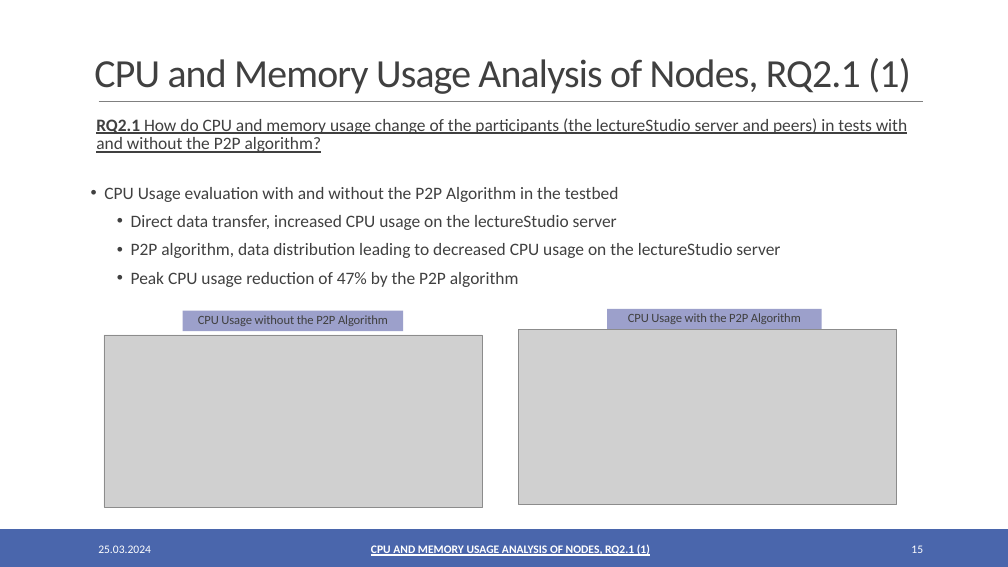
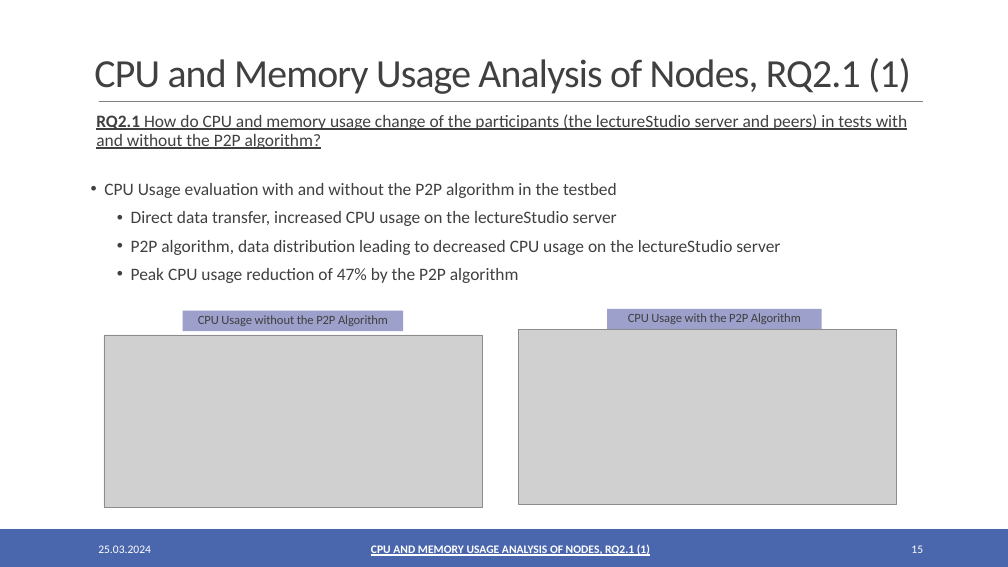
Before and after one commit to oezcankaraca/abschlussvortrag, a slide deck: slide 15 of Abschlussvortrag.pptx. Drawn at 1008x567 pixels with LibreOffice and Linux fonts; fonts in the diff are those of the drawing; grey boxes stand for pictures. Boxes give left, top, right and bottom in pixels: in the first picture for what was removed or moved away, otherwise in the second. Text is boxed around its words. In the diff, an @@ line names an element or a change of style, - is before the commit and + after.

```diff
--- a/Abschlussvortrag.pptx
+++ b/Abschlussvortrag.pptx
@@ text at (x1=104, y1=183, x2=617, y2=198): text changed @@
-• CPU Usage evaluation with and without the P2P Algorithm in the testbed
+• CPU Usage evaluation with and without the P2P algorithm in the testbed
```
Also in this commit, not shown: 6 other slides changed, 2 other files.
